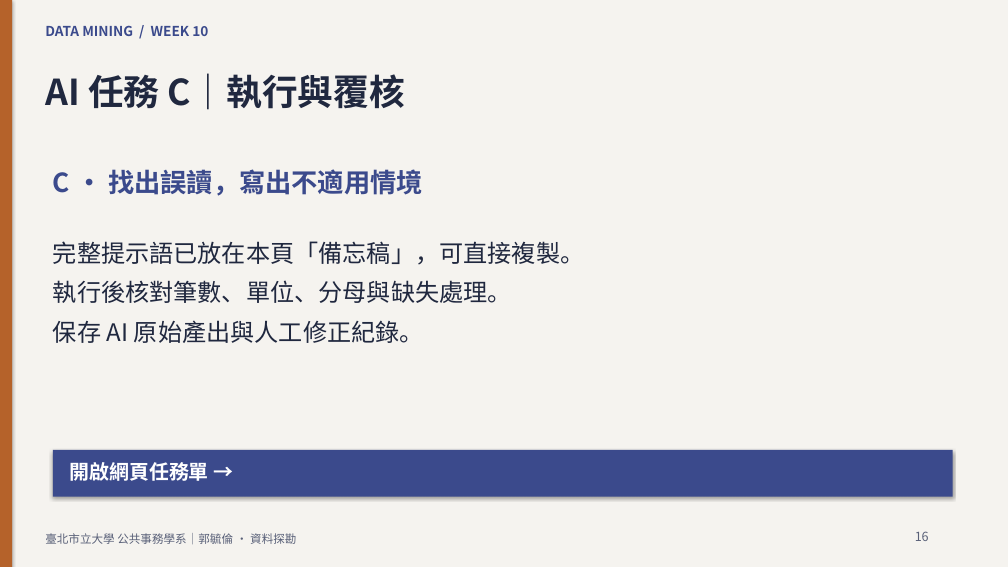
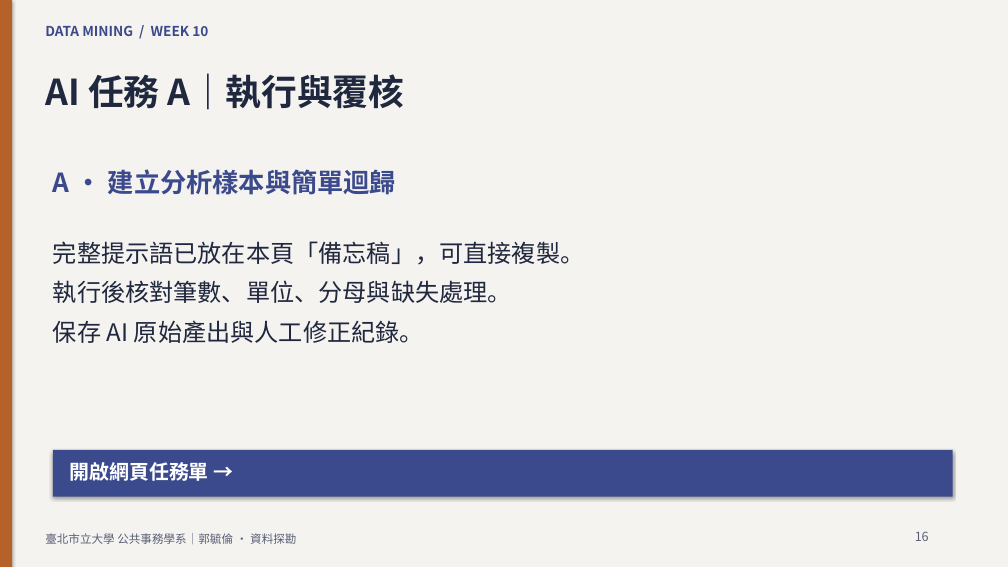
Before and after one commit to knut921/datamining-course, a slide deck: slide 16 of assets/slides/week10.pptx. Drawn at 1008x567 pixels with LibreOffice and Linux fonts; fonts in the diff are those of the drawing. Boxes give left, top, right and bottom in pixels: in the first picture for what was removed or moved away, otherwise in the second. Text is boxed around its words. In the diff, an @@ line names an element or a change of style, - is before the commit and + after.

```diff
--- a/assets/slides/week10.pptx
+++ b/assets/slides/week10.pptx
@@ text at (45, 73, 404, 110): text changed @@
-AI 任務 C｜執行與覆核
+AI 任務 A｜執行與覆核
@@ text at (53, 169, 396, 195): text changed @@
-C · 找出誤讀，寫出不適用情境
+A · 建立分析樣本與簡單迴歸
```
Also in this commit, not shown: 11 other slides changed, 2 slides added, 34 other files.
